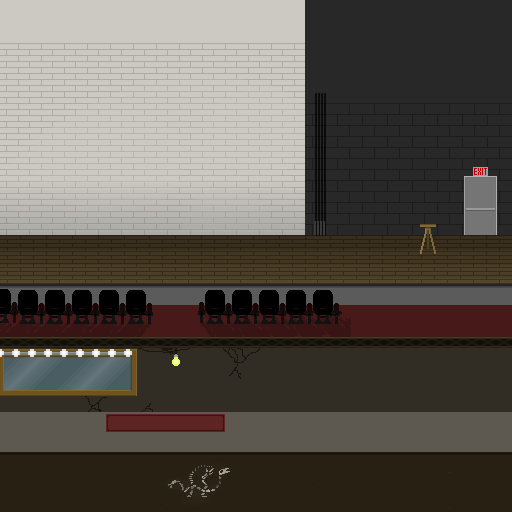
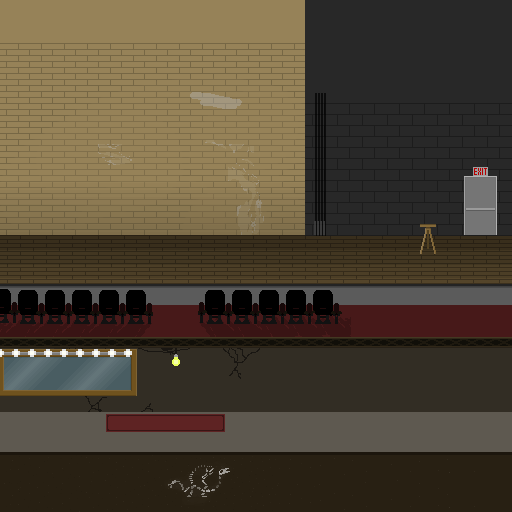
Comparing the layer stacks of the two (512, 512) images. Changes:
"Layer 9": opacity 100% → 70%, painted on it over [98, 92, 264, 235]
added layer "Layer 8 copy" (50%) above "Layer 8" over [0, 43, 305, 235]
